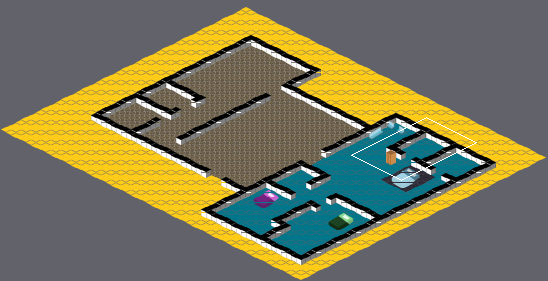
An edit to a level. Tiled map, melonJS/examples/isometric_rpg/data/map/floorplan2.tmx. The first picture is a wide view before the edit; the outline marks the close-up.
Close-up. The starting point:
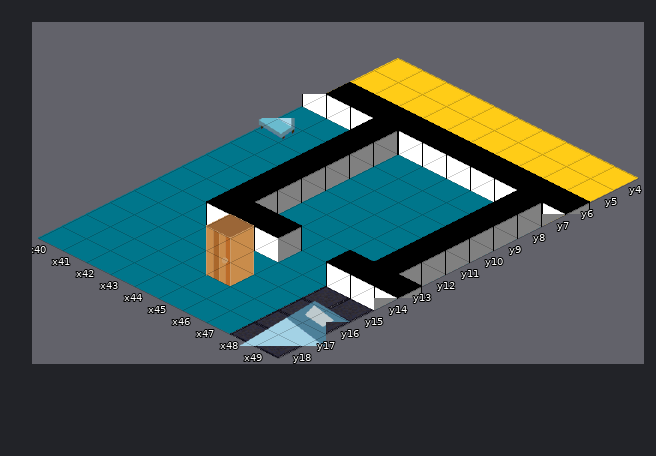
Cells are 64x32 px. Isometric: x runs down to the right, y down to the left. Shown: x 40..49, y 4..18. The commit also changed other parts of the map, which this record leaves out.
The same view after the edit:
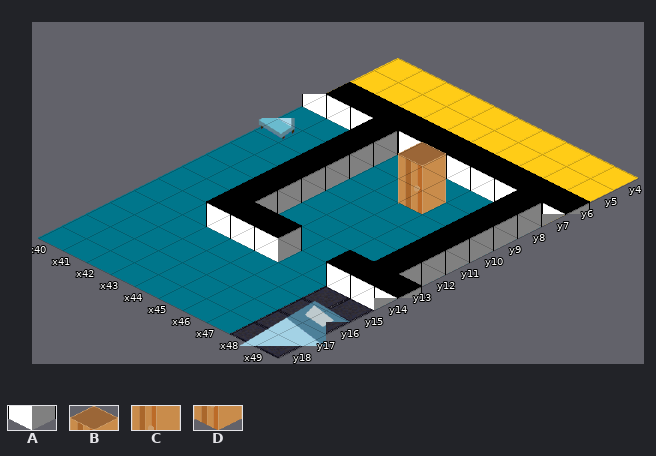
Key: from "block": A 1; from "wardrobe-block": B 0, C 1, D 2.
_ is an empty cell.
Difference:
Layer "level 2":
y 7: x 45 A -> _
y 9: x 46 _ -> D
y 16: x 45 D -> _
Layer "level 3":
y 7: x 44 _ -> B
y 8: x 45 _ -> C
y 14: x 43 B -> _
y 15: x 44 C -> _
Boxes around the changes in both close-ups, in picture pixels (x1, y1, x2, y2):
changed: (398, 142, 446, 214)
removed: (206, 214, 254, 286)
